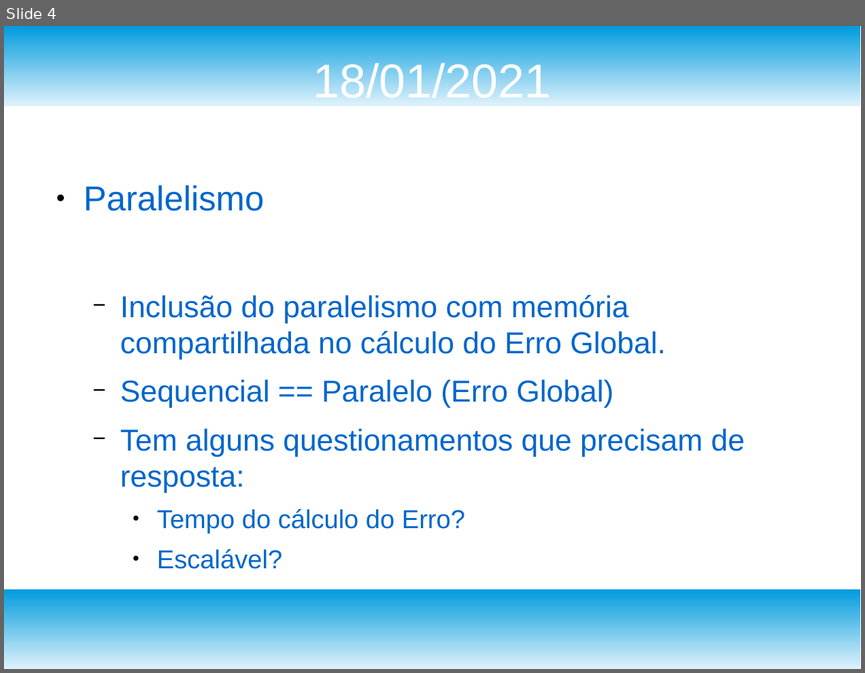
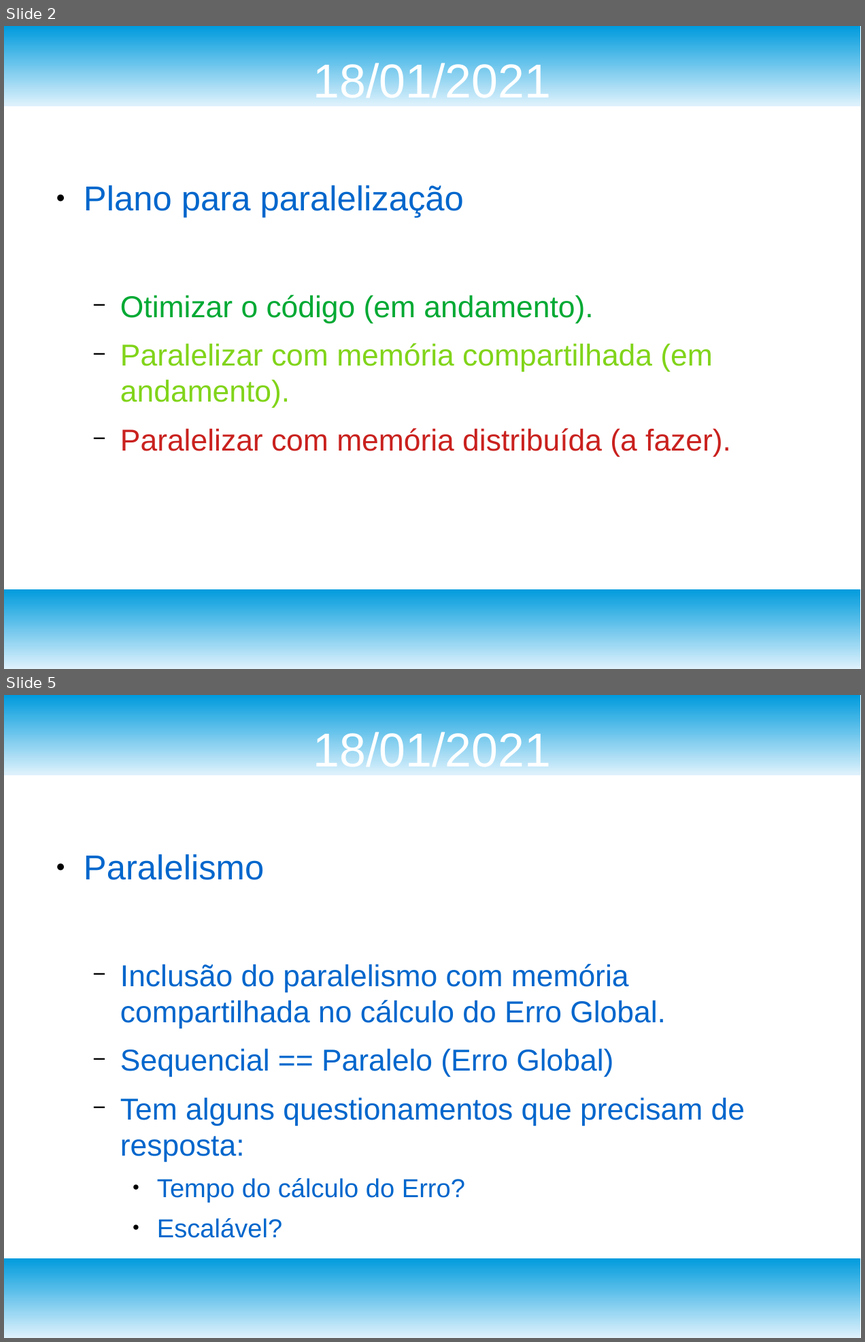
Before and after one commit to tiagosombrra/ApMeshTese, a slide deck: atas_reunioes/reuniao/apresentacao.odp. Shown one above the other, each under a label of ours: slide 4 before the commit, slides 2 and 5 after it; the slides between them are not shown. The pictures are 865x673 and 865x1342 pixels, drawn with LibreOffice and Linux fonts; fonts in the diff are those of the drawing. Boxes give left, top, right and bottom in pixels: in the first picture for what was removed or moved away, otherwise in the second. Text is boxed around its words. In the diff, an @@ line names an element or a change of style, - is before the commit and + after.

```diff
--- a/atas_reunioes/reuniao/apresentacao.odp
+++ b/atas_reunioes/reuniao/apresentacao.odp
@@ slide 2 added at bbox=[4, 26, 861, 669], background #FFFFFF; not listed: 2 template elements that a slide beside it also shows @@
@@ title added at bbox=[313, 59, 551, 106], 44 pt, text #FFFFFF @@
+18/01/2021
@@ text added at bbox=[84, 185, 731, 456], 28 pt, text #81D41A @@
+● Plano para paralelização
+  − Otimizar o código (em andamento).
+  − Paralelizar com memória compartilhada (em andamento).
+  − Paralelizar com memória distribuída (a fazer).
@@ what was slide 4 is now slide 5 @@
```
Also in this commit, not shown: 2 slides changed, 1 other slide added, 1 slide removed, 10 other files.
